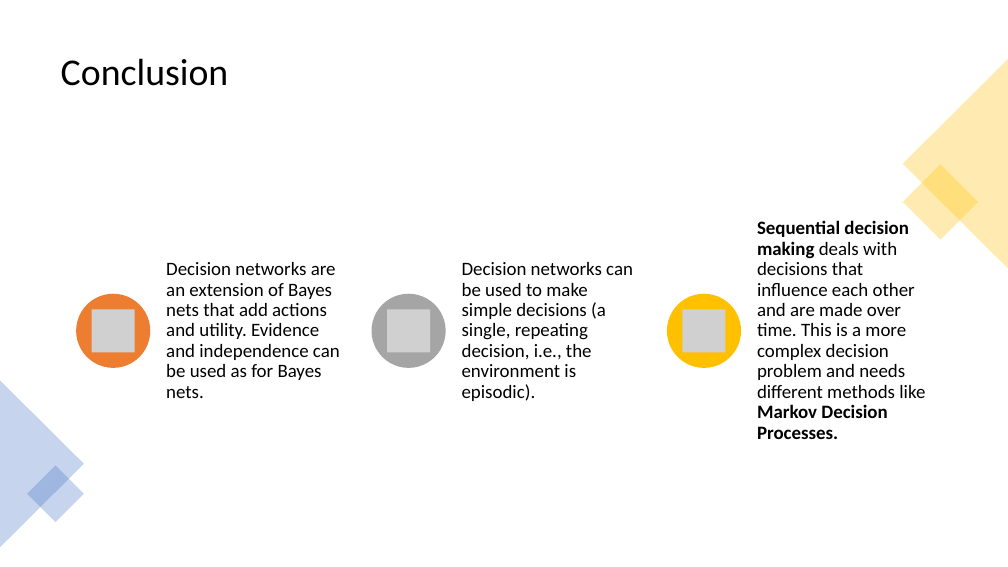
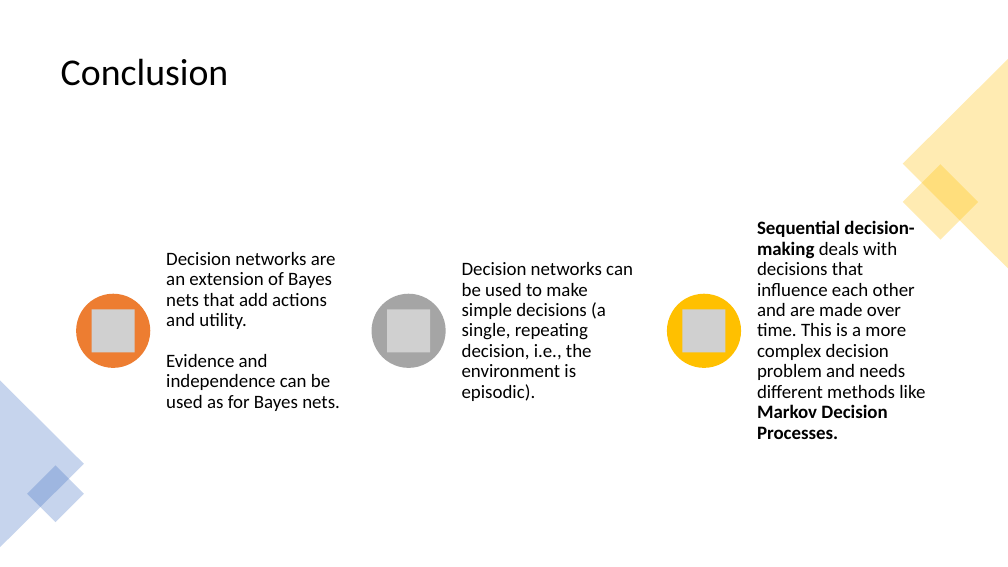
Before and after one commit to mhahsler/CS7320-AI, a slide deck: slide 15 of slides/16_decision_making.pptx. Drawn at 1008x567 pixels with LibreOffice and Linux fonts; fonts in the diff are those of the drawing; grey boxes stand for pictures. Boxes give left, top, right and bottom in pixels: in the first picture for what was removed or moved away, otherwise in the second. Text is boxed around its words. In the diff, an @@ line names an element or a change of style, - is before the commit and + after.

```diff
--- a/slides/16_decision_making.pptx
+++ b/slides/16_decision_making.pptx
@@ text at bbox=[757, 220, 925, 439]: text changed @@
-Sequential decision making deals with decisions that influence each other and are made over time. This is a more complex decision problem and needs different methods like
-Markov Decision Processes.
+Sequential decision-making deals with decisions that influence each other and are made over time. This is a more complex decision problem and needs different methods like
+Markov Decision Processes.
@@ text "Decision networks are an extension ..." rewrapped from bbox=[166, 262, 340, 398] to bbox=[166, 252, 340, 411] @@
```
Also in this commit, not shown: 7 other slides changed, 1 other file.
